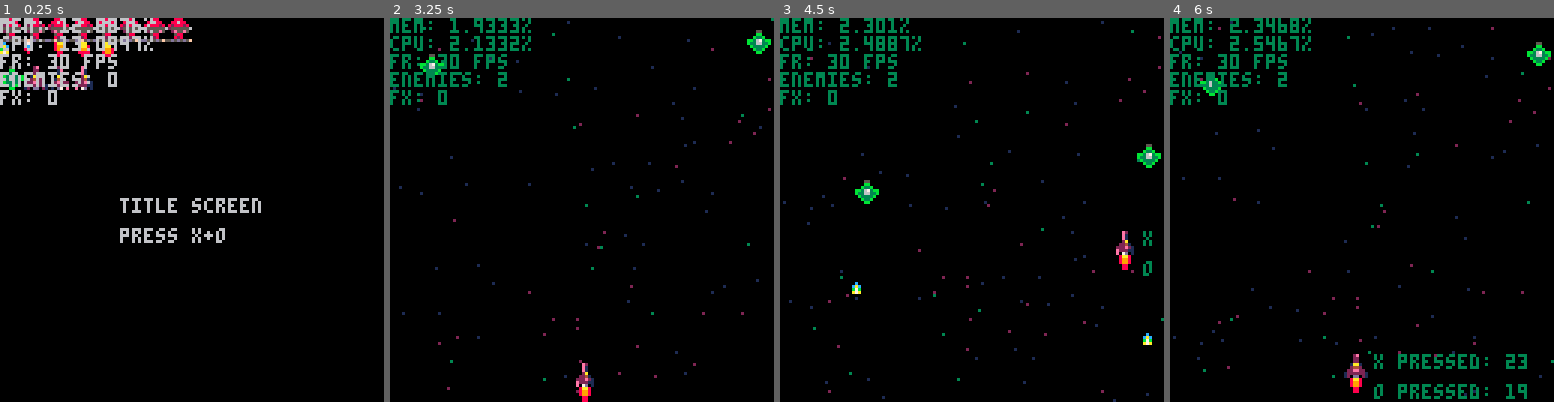
Above: before the commit, frames 1-4 (left to right).
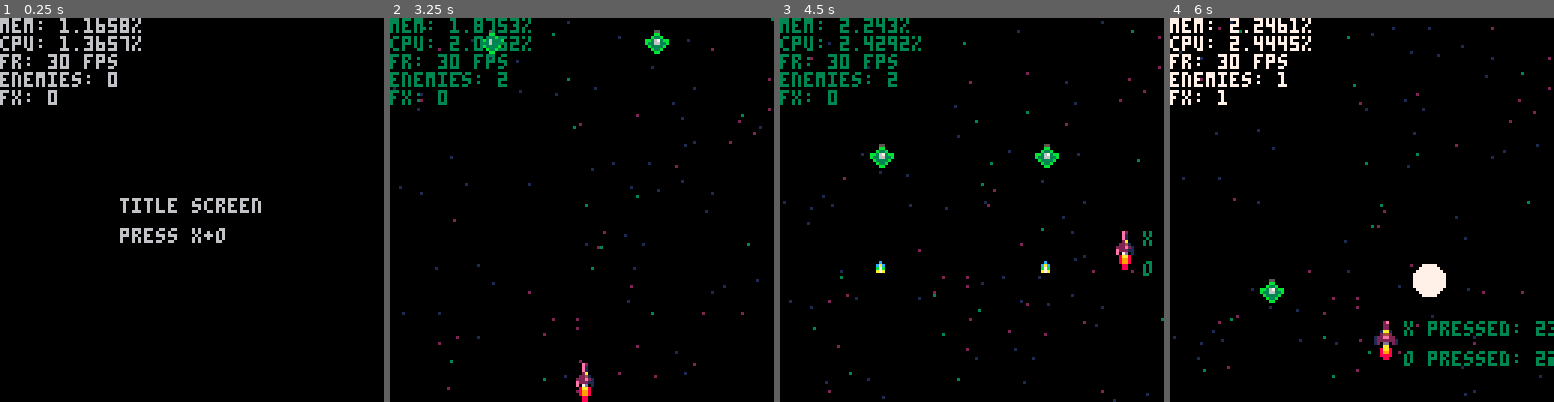
Above: after the commit, the same moments.

Repository: JobenNC/pico-shmup
Game: PICO-8 cartridge pico-shmup.p8
Same seed, same stepped clock (60 frames per second), same inputs: the game is played once before the commit and once after it.
Inputs:
- Up to frame 1 (0.25 s): no input
- Up to frame 2 (3.25 s): tap O (Z key) at 0.33, 0.7, 1.43, 2.22, 3.1 s; tap X (X key) at 1.07, 2.07, 2.4, 2.73, 3.07 s; hold Left 1.97-2.37 s; hold Down 2.42-2.82 s; hold Right from 2.87 s (still down)
- Up to frame 3 (4.5 s): tap X (X key) every 0.33 s from 3.4 to 4.4 s; release Right at 3.53 s; hold Up 3.58-4.08 s; tap O (Z key) at 3.98 s; hold Right from 4.13 s (still down)
- Up to frame 4 (6 s): release Right at 4.53 s; hold Down 4.58-5.08 s; tap X (X key) every 0.33 s from 4.73 to 5.73 s; tap O (Z key) at 4.87, 5.75 s; hold Left 5.13-5.8 s; hold Up from 5.85 s (still down)

The runs differ from the first frame. In frame 1, 2.6% of the frame differs, in the area x 0-50%, y 0-19%; in frame 2, 0.9%; in frame 3, 1.3%; in frame 4, 6.2%, in the area x 0-100%, y 0-100%.

Commit message:
Enemy wave state

Diff:
--- a/pico-shmup.p8
+++ b/pico-shmup.p8
@@ -16,7 +16,7 @@
 en_fire_fx = 6
 collision_sfx = 1
 
-b_right = 0
+bezier = 0
 str_down = 1
 
 pl_bullet_sprite = 17
@@ -255,13 +255,14 @@
 	 x,
 	 y,
 	 pattern,
-	 b_timer
+	 b_timer_max
 	)
 	  o = {
 	  	x = x,
 	  	y = y,
 	  	pattern = pattern,
-	  	b_timer = b_timer
+	  	b_timer_max = b_timer_max,
+	  	b_timer = b_timer_max
 	  }
 	  setmetatable(o, self)
 	  //why do this here?
@@ -279,7 +280,7 @@
 
   --self.x += flr(rnd(3)) - 1
   --self.y += flr(rnd(3)) - 1
-  if self.pattern.m_type == b_right
+  if self.pattern.m_type == bezier
   then
 	  if self.pattern.t > 1
 	  then
@@ -313,7 +314,7 @@
   	)
   	sfx(en_fire_fx)
   	add(bullet_list, b)
-	  self.b_timer = 20
+	  self.b_timer = self.b_timer_max
 	 else
 	  self.b_timer -= 1
 	 end
@@ -353,24 +354,102 @@
 get_wave_one = function()
 	return {
 	 enemy:new(
-	  1,
-	  1,
-	  {
-	   m_type = b_right,
-	   t = 0,
-	   p1 = {x = 10, y = 10},
-	   p2 = {x = 10, y = 80},
-	   p3 = {x = 110, y = 80}
-	  },
-	  15
-	 ),
-	 enemy:new(
-	  119,
+	  30,
 	  1,
 	  {
 	   m_type = str_down,
 	  },
-	  10
+	  35
+	 ),
+	 enemy:new(
+	  85,
+	  1,
+	  {
+	   m_type = str_down,
+	  },
+	  35
+	 )
+	}
+end
+
+get_wave_two = function()
+	return {
+	 enemy:new(
+	  30,
+	  1,
+	  {
+	   m_type = str_down,
+	  },
+	  35
+	 ),
+	 enemy:new(
+	  40,
+	  1,
+	  {
+	   m_type = str_down,
+	  },
+	  35
+	 ),
+	 enemy:new(
+	  50,
+	  1,
+	  {
+	   m_type = str_down,
+	  },
+	  35
+	 ),
+	 enemy:new(
+	  85,
+	  1,
+	  {
+	   m_type = str_down,
+	  },
+	  35
+	 )
+	}
+end
+
+get_wave_three = function()
+	return {
+	 enemy:new(
+	  0,
+	  10,
+	  {
+	   m_type = bezier,
+	   t = 0,
+	   p1 = {x = 0, y = 10},
+	   p2 = {x = 0, y = 40},
+	   p3 = {x = 119, y = 85}
+	  },
+	  25
+	 ),
+	 enemy:new(
+	  119,
+	  10,
+	  {
+	   m_type = bezier,
+	   t = 0,
+	   p1 = {x = 119, y = 10},
+	   p2 = {x = 119, y = 60},
+	   p3 = {x = 0, y = 85}
+	  },
+	  25
+	 ),
+	 enemy:new(
+	  30,
+	  1,
+	  {
+	   m_type = str_down,
+	  },
+	  35
+	 ),
+	 enemy:new(
+	  85,
+	  1,
+	  {
+	   m_type = str_down,
+	  },
+	  35
 	 )
 	}
 end
@@ -384,7 +463,11 @@
    buffer = 10
   },
   {
-  	wave = get_wave_one(),
+  	wave = get_wave_two(),
+  	buffer = 10
+  },
+  {
+  	wave = get_wave_three(),
   	buffer = 0
   }
 	}
@@ -557,7 +640,7 @@
 	end,
  init = function()
  -- initiate wave 1
-  import "main_sprites.png"
+  --import "./main_sprites.png"
 	 for _e in all(
 	  get_lvl_one_waves()[1].wave
 	 )
@@ -579,7 +662,7 @@
 
  draw = function()
   cls()
-  spr(0, 0, 0, 128, 128)
+  --spr(0, 0, 0, 128, 128)
   print("title screen", 40, 60)
   print("press x+o", 40, 70)
  end
@@ -616,7 +699,7 @@
  -- but it's already a global
  -- singleton
 
- import "test_title.png"
+ --import "./test_title.png"
 
  _upd = gs_title_screen.update
  _drw = gs_title_screen.draw
Not shown, changed: the music (__music__) section of pico-shmup.p8
Not shown, changed: the sound effects (__sfx__) section of pico-shmup.p8
